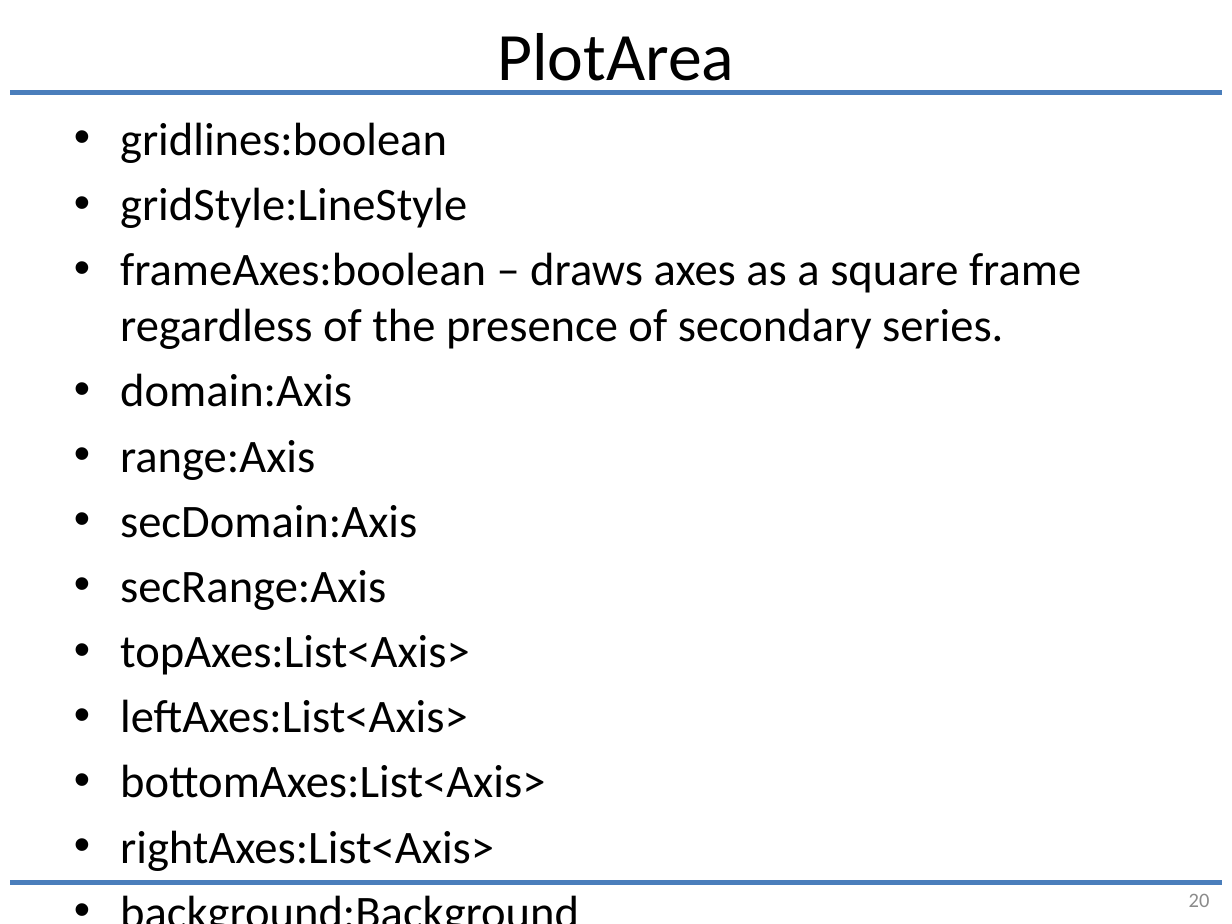
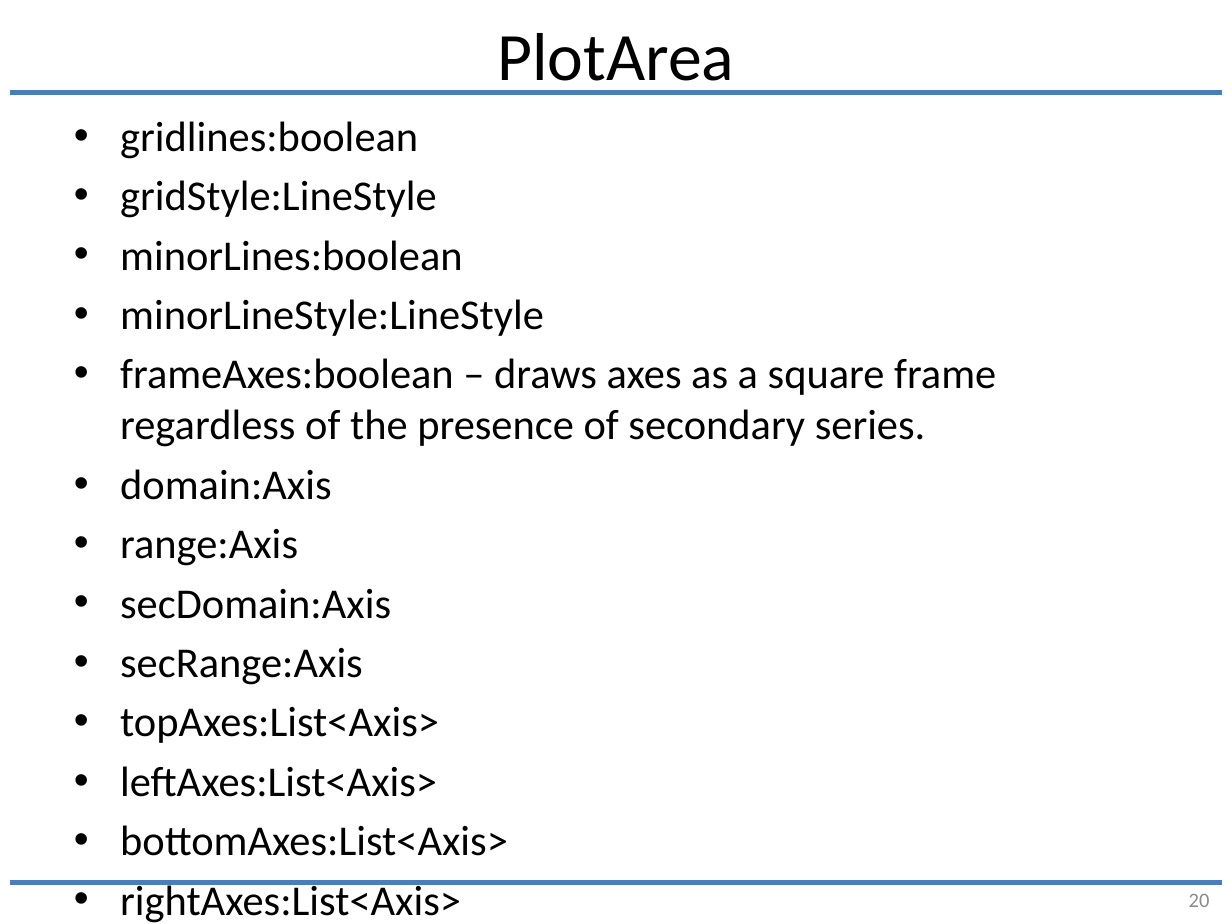
Before and after one commit to joesgordon/gordoza-code, a slide deck: slide 20 of java/JChartLib/docs/ui_framing.pptx. Drawn at 1232x924 pixels with LibreOffice and Linux fonts; fonts in the diff are those of the drawing. Boxes give left, top, right and bottom in pixels: in the first picture for what was removed or moved away, otherwise in the second. Text is boxed around its words. In the diff, an @@ line names an element or a change of style, - is before the commit and + after.

```diff
--- a/java/JChartLib/docs/ui_framing.pptx
+++ b/java/JChartLib/docs/ui_framing.pptx
@@ text at (120, 121, 996, 923): size 27.2 to 24.8 pt in "gridlines:boolean", "gridStyle:LineStyle", "frameAxes:boolean – draws axes as a square ...", "domain:Axis" and 8 more places @@
@@ text at (120, 240, 544, 336): paragraphs added @@
+• minorLines:boolean
+• minorLineStyle:LineStyle
```
Also in this commit, not shown: 2 other slides changed, 10 other files.
